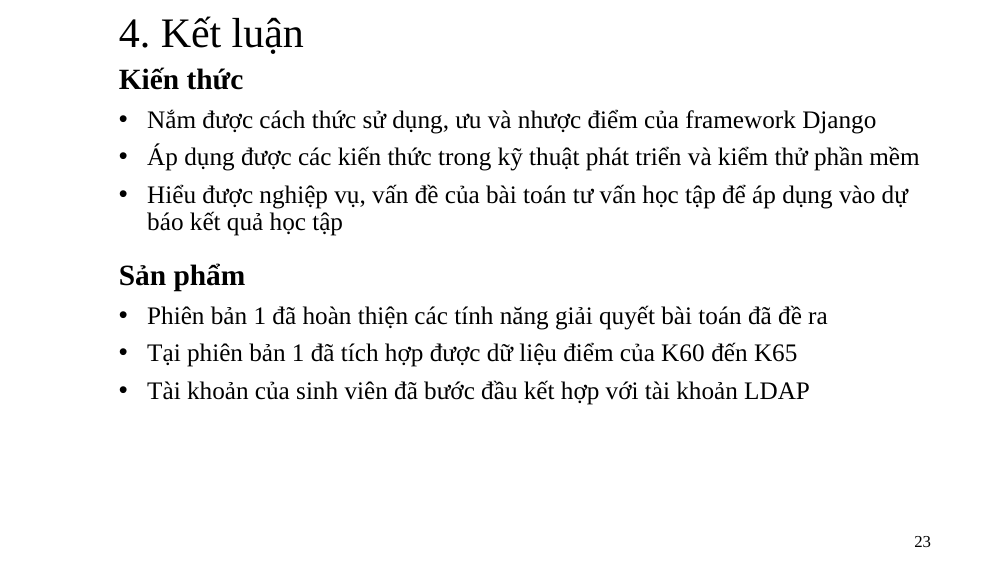
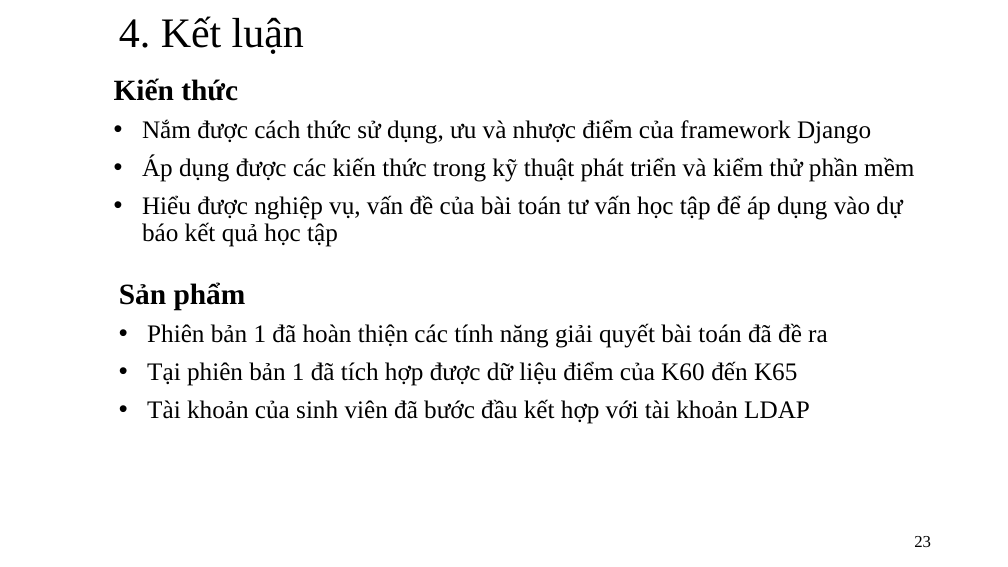
Before and after one commit to trunganhvu/Do_An_Docx, a slide deck: slide 23 of Khóa luận tốt nghiệp .pptx. Drawn at 1008x567 pixels with LibreOffice and Linux fonts; fonts in the diff are those of the drawing. Boxes give left, top, right and bottom in pixels: in the first picture for what was removed or moved away, otherwise in the second. Text is boxed around its words. In the diff, an @@ line names an element or a change of style, - is before the commit and + after.

```diff
--- a/Khóa luận tốt nghiệp .pptx
+++ b/Khóa luận tốt nghiệp .pptx
@@ subtitle "Kiến thức": place and size @@
-subtitle "Kiến thức" at <box>119,67,919,236</box>
+subtitle "Kiến thức" at <box>114,78,914,247</box>
@@ text "Sản phẩm": place and size @@
-text "Sản phẩm" at <box>119,263,828,405</box>
+text "Sản phẩm" at <box>119,282,828,424</box>
```
Also in this commit, not shown: 5 other slides changed.
